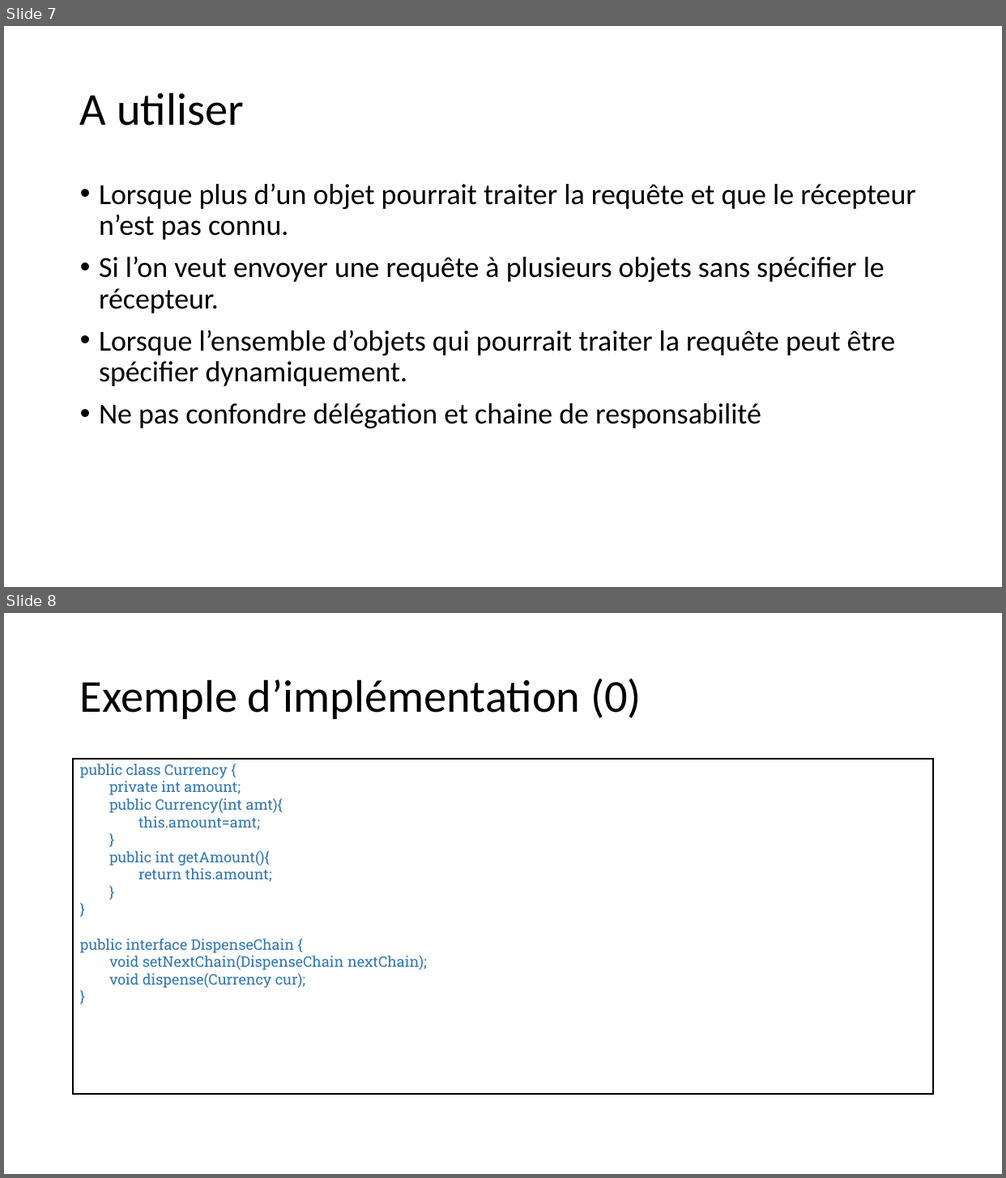
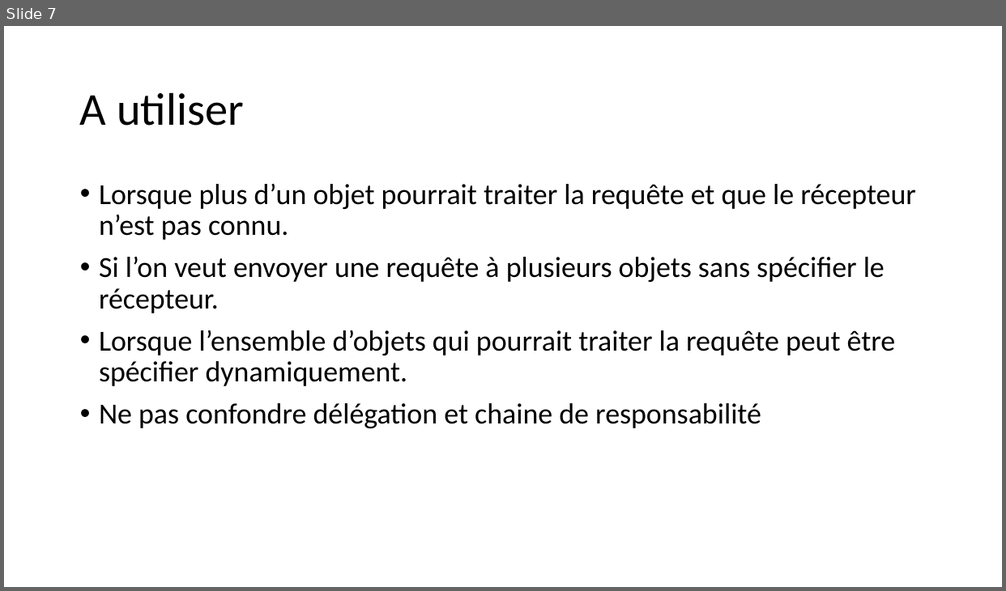
Before and after one commit to FontaineRiant/CoRe, a slide deck: presentation/chaine_responsabilite.pptx. Shown one above the other, each under a label of ours: slides 7 and 8 before the commit, slide 7 after it. The pictures are 1006x1178 and 1006x591 pixels, drawn with LibreOffice and Linux fonts; fonts in the diff are those of the drawing. Boxes give left, top, right and bottom in pixels: in the first picture for what was removed or moved away, otherwise in the second. Text is boxed around its words. In the diff, an @@ line names an element or a change of style, - is before the commit and + after.

```diff
--- a/presentation/chaine_responsabilite.pptx
+++ b/presentation/chaine_responsabilite.pptx
@@ slide 8 removed at <box>4,613,1002,1174</box>, background #FFFFFF @@
@@ title removed at <box>80,679,641,719</box> @@
-Exemple d’implémentation (0)
@@ text removed at <box>73,756,934,1098</box> @@
-public class Currency {
-private int amount;
-public Currency(int amt){
-this.amount=amt;
-}
-public int getAmount(){
-return this.amount;
-}
-}
-public interface DispenseChain {
-void setNextChain(DispenseChain nextChain);
-void dispense(Currency cur);
-}
```
Also in this commit, not shown: 1 slide changed, 2 slides added, 3 other slides removed, 1 other file.
